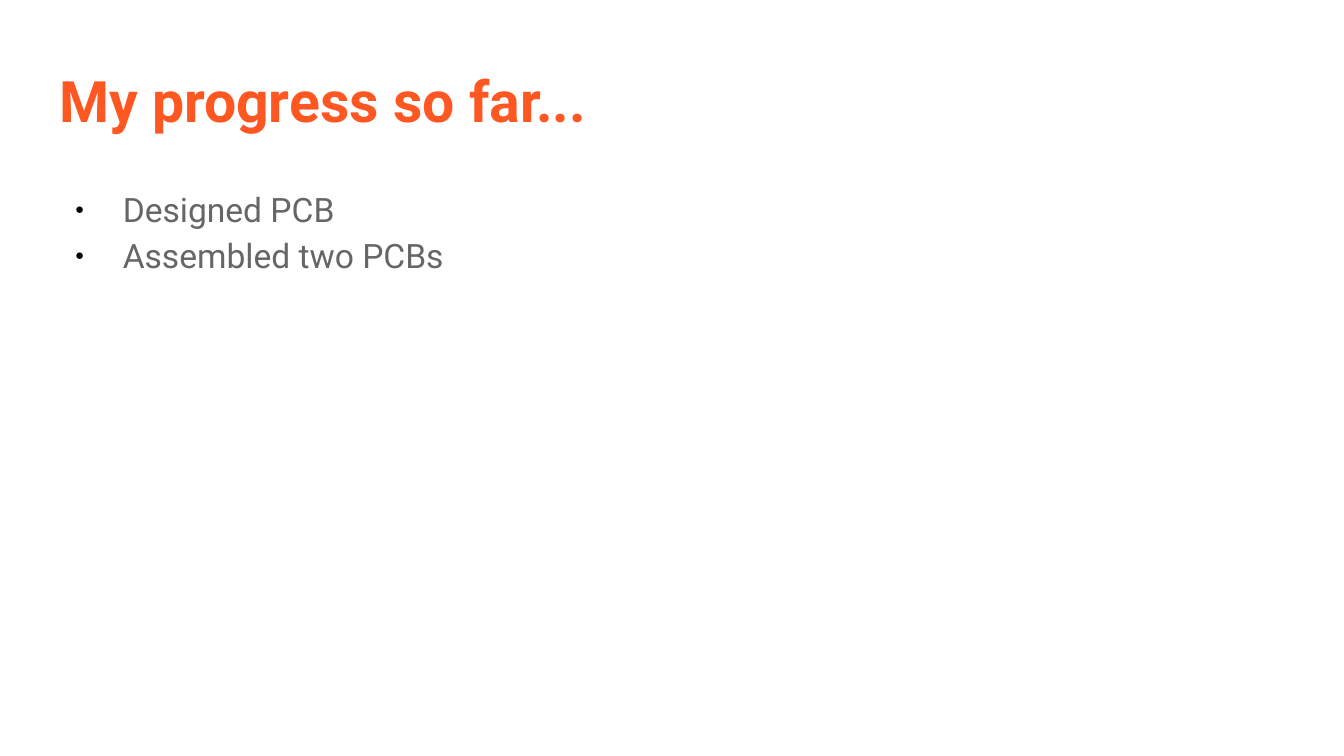
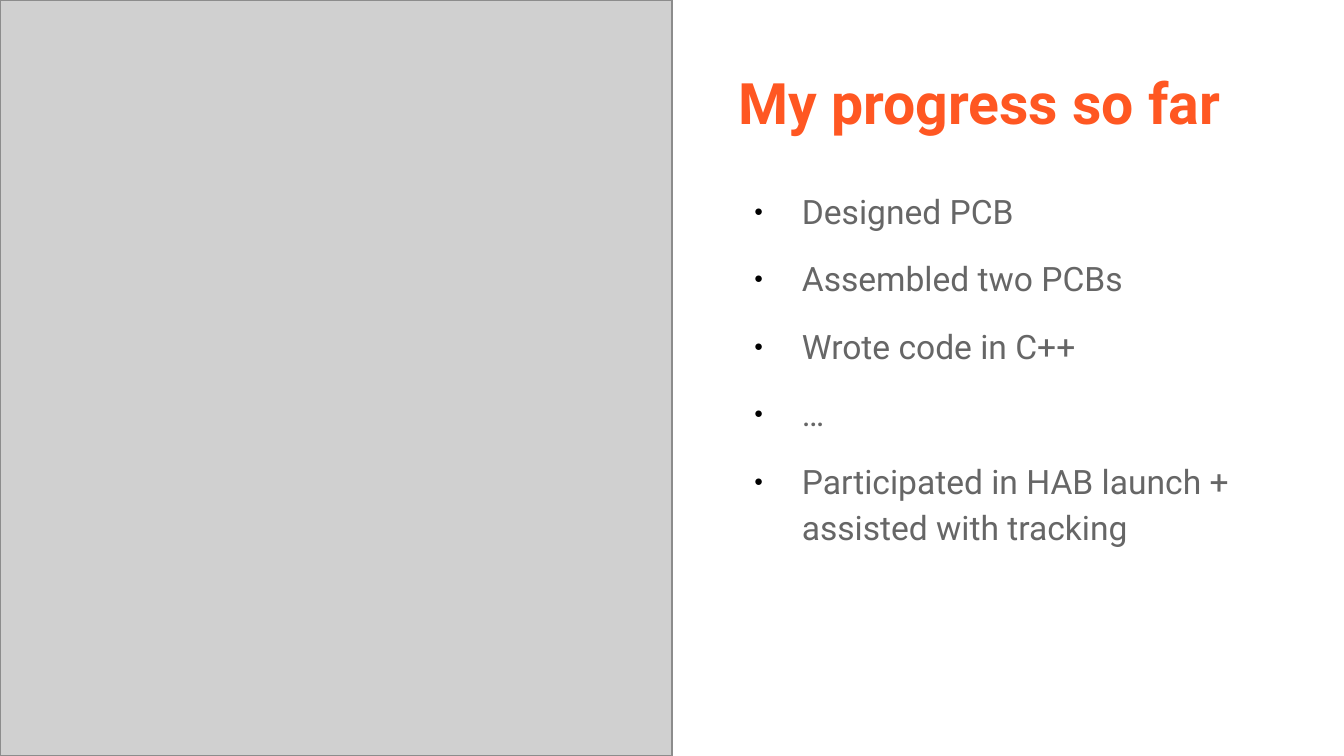
Before and after one commit to stratoscience25/arduino-workshop-logan, a slide deck: slide 10 of Ham xposition presentation/LoganCaramanna_Presentation.odp. Drawn at 1344x756 pixels with LibreOffice and Linux fonts; fonts in the diff are those of the drawing; grey boxes stand for pictures. Boxes give left, top, right and bottom in pixels: in the first picture for what was removed or moved away, otherwise in the second. Text is boxed around its words. In the diff, an @@ line names an element or a change of style, - is before the commit and + after.

```diff
--- a/Ham xposition presentation/LoganCaramanna_Presentation.odp
+++ b/Ham xposition presentation/LoganCaramanna_Presentation.odp
@@ picture added at <box>0,0,672,755</box> @@
@@ title at <box>738,80,1220,136</box>: text changed @@
-My progress so far...
+My progress so far
@@ text "Designed PCB": place and size @@
-text "Designed PCB" at <box>123,197,443,269</box>
+text "Designed PCB" at <box>802,199,1202,547</box>
@@ text at <box>802,199,1122,292</box>: more space between paragraphs @@
@@ text at <box>802,334,1202,547</box>: paragraphs added @@
+● Wrote code in C++
+● …
+● Participated in HAB launch + assisted with tracking
```
Also in this commit, not shown: 9 other slides changed, 2 slides added, 2 slides removed, 14 other files.
